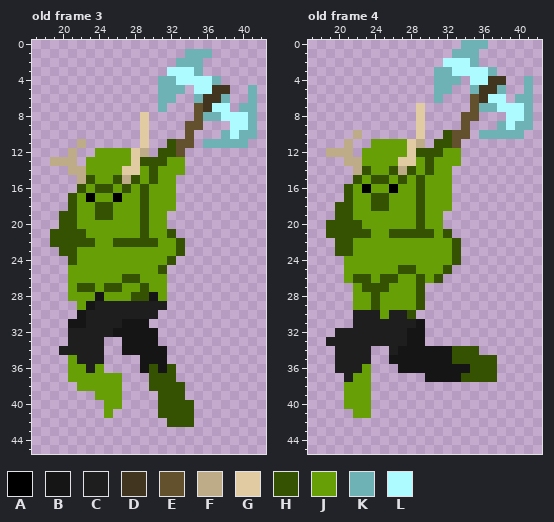
One commit to this pixel-art file: Sprite_Assets/Enemy/Goblin/Goblin_L_M/Goblin_L_M.ase. Above: the version before the commit.
48x48 pixels, 7 frames. Shown: old frame 3: x 17..42, y 0..45; old frame 4: x 17..42, y 0..45.
Palette (. is transparent): A #000000  B #151515  C #1f1e1e  D #41351f  E #63502c  F #beac89  G #e1cba2  H #345201  J #67a006  K #6fb2b6  L #aefbff
Pixels before, old frame 3, first column x 19:
 1 ...............KKK.....
 2 ..............KKK......
 3 .............LLLK......
 4 ............KKLLLLK....
 5 ............KKK.LLDD..K
 6 ............KK..KDDK..K
 7 ............K...EDLL.KK
 8 ..........G.....EKKLLLK
 9 ..........G....EE...LLK
10 ..........G....E...KLKK
11 ...F......G..HEE.KKKKK.
12 ..F..JJJJGF.HHE........
13 FFF.JJJJJGHHHJJ........
14 ..FFJJJJGGJHJJJ........
15 ...FHJJHFHJHJJ.........
16 ...HJHHJHJHJJJ.........
17 ..HJAJJAJJHJJJ.........
18 ..HJJHHJJJHJJJ.........
19 .HHJJHHJJJHJJ..........
20 .HHJJJJJJJHJJ..........
21 HHHHJJJJJJHJJH.........
22 HHHHHJJHHHHHJJH........
23 .HHJJJJJJJJJJJH........
24 ..HJJJJJJJJJJH.........
25 ..JJJJJJJJJJH..........
26 ..JJJJJJHHJJJ..........
27 ..JHHJHHJJHJJ..........
28 ..JJJBJJJHHBJ..........
29 ...JBCCCCCCCC..........
30 ...BCCCCCCCC...........
31 ..BBCCCCBBB............
32 ..CCCCCBBBBB...........
33 ..CCCC..BBBB...........
34 .CCCCC..BBBBB..........
35 ..JCCC....BBB..........
36 ..JJCJ....BHBH.........
37 ..JJJJJJ...HHH.........
38 ...JJJJJ...HHHH........
39 .....JJJ....HHH........
40 ......JJ....HHHH.......
41 ......J.....HHHH.......
42 .............HHH.......
Pixels before, old frame 4, first column x 19:
 0 ...............KKK.....
 1 ..............KKK......
 2 .............LLLK......
 3 ............KKLLLLK....
 4 ............KKK.LLDD..K
 5 ............KK..KDDK..K
 6 ............K...EDLL.KK
 7 ..........G.....EKKLLLK
 8 ..........G....EE...LLK
 9 ..........G....E...KLKK
10 ...F......G..HEE.KKKKK.
11 ..F..JJJJGF.HHE........
12 FFF.JJJJJGHHHJJ........
13 ..FFJJJJGGJHJJJ........
14 ...FHJJHFHJHJJ.........
15 ...HJHHJHJHJJJ.........
16 ..HJAJJAJJHJJJ.........
17 ..HJJHHJJJHJJJ.........
18 .HHJJHHJJJHJJJ.........
19 .HHJJJJJJJHJJ..........
20 HHHHJJJJJJHJJ..........
21 HHHHHJJHHHHHJH.........
22 .HHJJJJJJJJJJJH........
23 .HHJJJJJJJJJJJH........
24 ..JJJJJJJJJJJJH........
25 ..JJJJJJHHJJJH.........
26 ..JHHJHHJJHJH..........
27 ...JHHHJJJH............
28 ...JJHJJJJH............
29 ...JJHJJJJH............
30 ...CCCJCCH.............
31 ...CCCCCCCB............
32 .CCCCCCCCBB............
33 CCCCCCCCCBB............
34 .CCCC..CBBBBBBHHH......
35 .CCCC..BBBBBBBHHHHH....
36 .CCCJ...BBBBBBBBHHH....
37 ..CJJ......BBBBHHHH....
38 ..JJJ..................
39 ..JJJ..................
40 ..JJJ..................
41 ...JJ..................
The result:
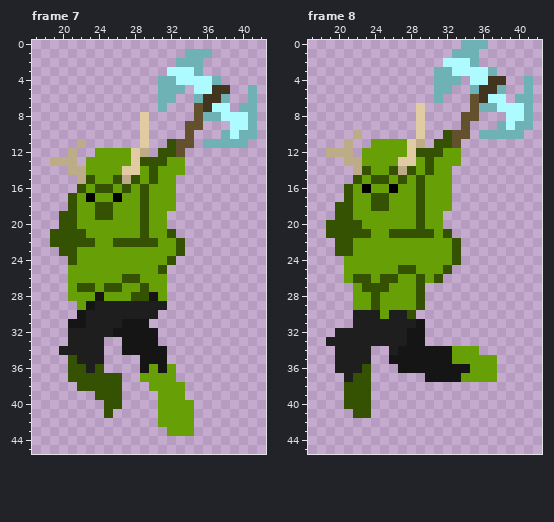
A new or re-ordered frame is compared with the old frame closest to it.
The exact change:
{"change": "frames 7 -> 8"}
{"change": "frames re-ordered"}
{"where": "frame 7 against old frame 3, layer \"Walk\""}
{"frame":7,"y":35,"x":21,"old":"J","new":"H"}
{"frame":7,"y":36,"x":21,"old":"JJ","new":"HH"}
{"frame":7,"y":36,"x":24,"old":"J","new":"H"}
{"frame":7,"y":36,"x":30,"old":"H","new":"J"}
{"frame":7,"y":36,"x":32,"old":"H","new":"J"}
{"frame":7,"y":37,"x":21,"old":"JJJJJJ","new":"HHHHHH"}
{"frame":7,"y":37,"x":29,"old":".HHH","new":"JJJJ"}
{"frame":7,"y":38,"x":22,"old":"JJJJJ","new":"HHHHH"}
{"frame":7,"y":38,"x":30,"old":"HHHH","new":"JJJJ"}
{"frame":7,"y":39,"x":24,"old":"JJJ","new":"HHH"}
{"frame":7,"y":39,"x":31,"old":"HHH","new":"JJJ"}
{"frame":7,"y":40,"x":25,"old":"JJ","new":"HH"}
{"frame":7,"y":40,"x":31,"old":"HHHH","new":"JJJJ"}
{"frame":7,"y":41,"x":25,"old":"J","new":"H"}
{"frame":7,"y":41,"x":31,"old":"HHHH","new":"JJJJ"}
{"frame":7,"y":42,"x":31,"old":".HHH","new":"JJJJ"}
{"frame":7,"y":43,"x":32,"old":"...","new":"JJJ"}
{"where": "frame 8 is new; against old frame 4, layer \"Walk\""}
{"frame":8,"y":34,"x":33,"old":"HHH","new":"JJJ"}
{"frame":8,"y":35,"x":33,"old":"HHHHH","new":"JJJJJ"}
{"frame":8,"y":36,"x":23,"old":"J","new":"H"}
{"frame":8,"y":36,"x":35,"old":"HHH","new":"JJJ"}
{"frame":8,"y":37,"x":22,"old":"JJ","new":"HH"}
{"frame":8,"y":37,"x":34,"old":"HHHH","new":"JJJJ"}
{"frame":8,"y":38,"x":21,"old":"JJJ","new":"HHH"}
{"frame":8,"y":39,"x":21,"old":"JJJ","new":"HHH"}
{"frame":8,"y":40,"x":21,"old":"JJJ","new":"HHH"}
{"frame":8,"y":41,"x":22,"old":"JJ","new":"HH"}
